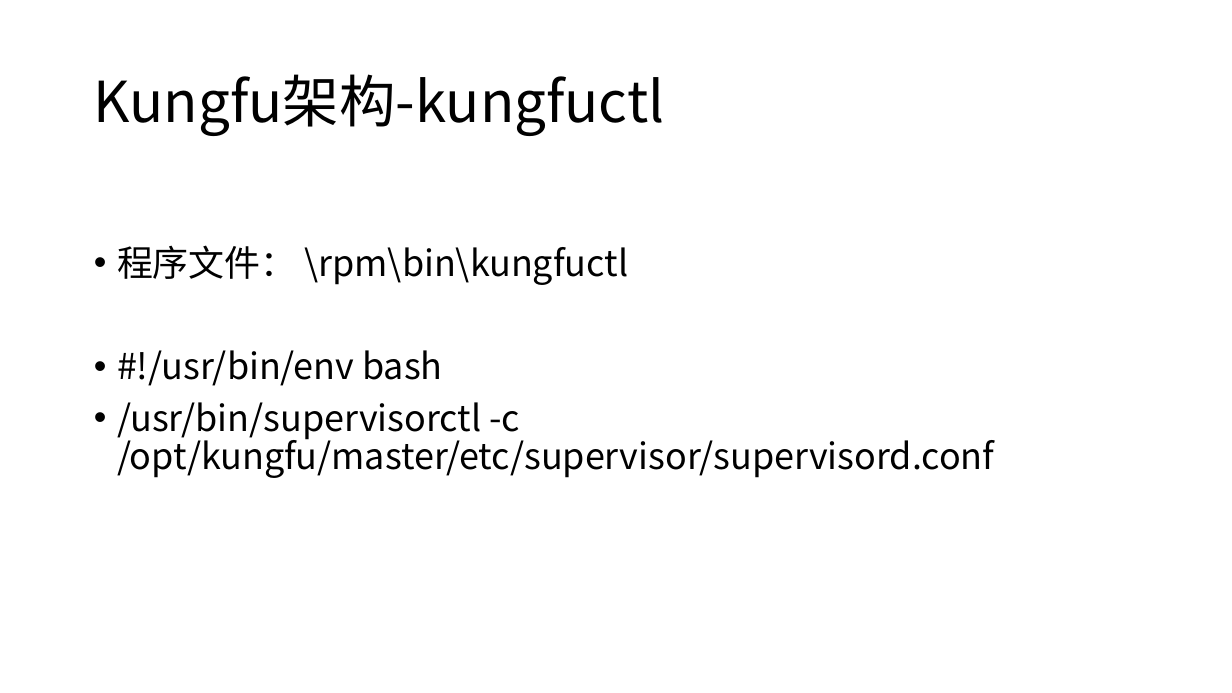
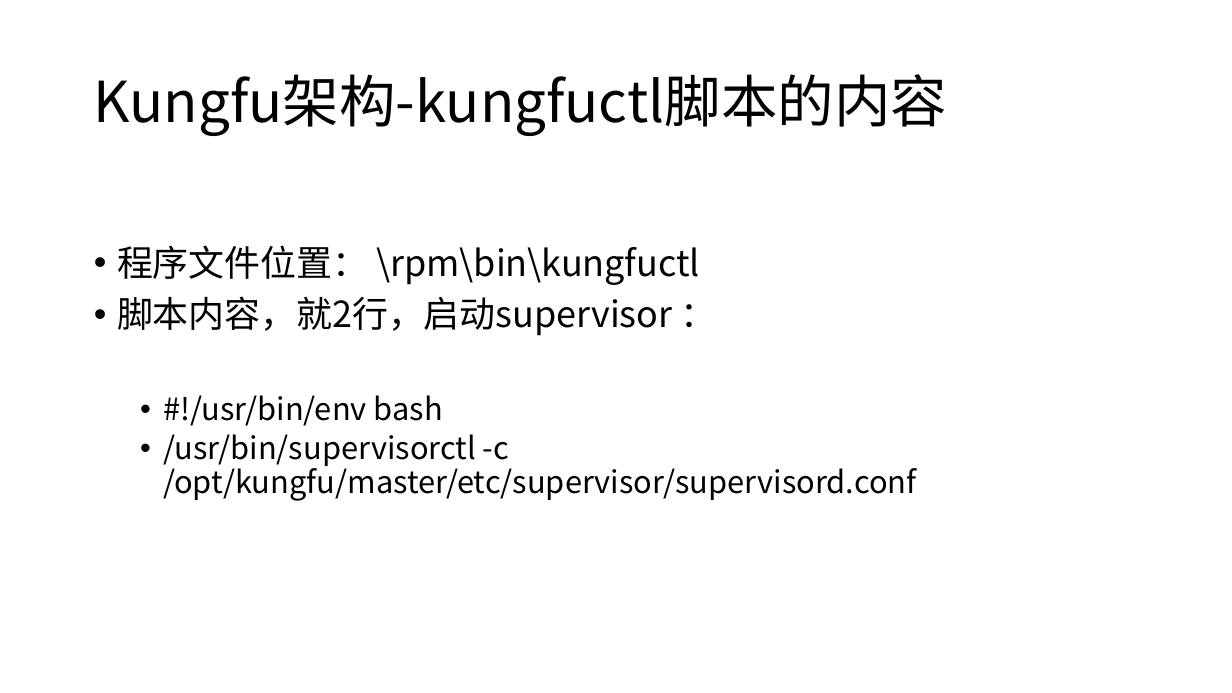
Before and after one commit to qingtiandalaoye/useful_doc, a slide deck: slide 4 of 虚拟货币跨交易所高频交易系统.pptx. Drawn at 1232x693 pixels with LibreOffice and Linux fonts; fonts in the diff are those of the drawing. Boxes give left, top, right and bottom in pixels: in the first picture for what was removed or moved away, otherwise in the second. Text is boxed around its words. In the diff, an @@ line names an element or a change of style, - is before the commit and + after.

```diff
--- a/虚拟货币跨交易所高频交易系统.pptx
+++ b/虚拟货币跨交易所高频交易系统.pptx
@@ title at <box>94,74,947,136</box>: text changed @@
-Kungfu架构-kungfuctl
+Kungfu架构-kungfuctl脚本的内容
@@ text at <box>117,245,700,336</box>: text changed @@
-• 程序文件： \rpm\bin\kungfuctl
+• 程序文件位置： \rpm\bin\kungfuctl
+• 脚本内容，就2行，启动supervisor ：
@@ text at <box>163,395,916,501</box>: size 28 to 24 pt in "#!/usr/bin/env bash", "/usr/bin/supervisorctl -c /opt/kungfu/master/etc/supervisor/ ..."; list level 1 to 2 in "#!/usr/bin/env bash"; list level 1 to 2 in "/usr/bin/supervisorctl -c /opt/kungfu/master/etc/supervisor/ ..." @@
```
Also in this commit, not shown: 26 other slides changed, 4 slides added, 1 slide removed.
